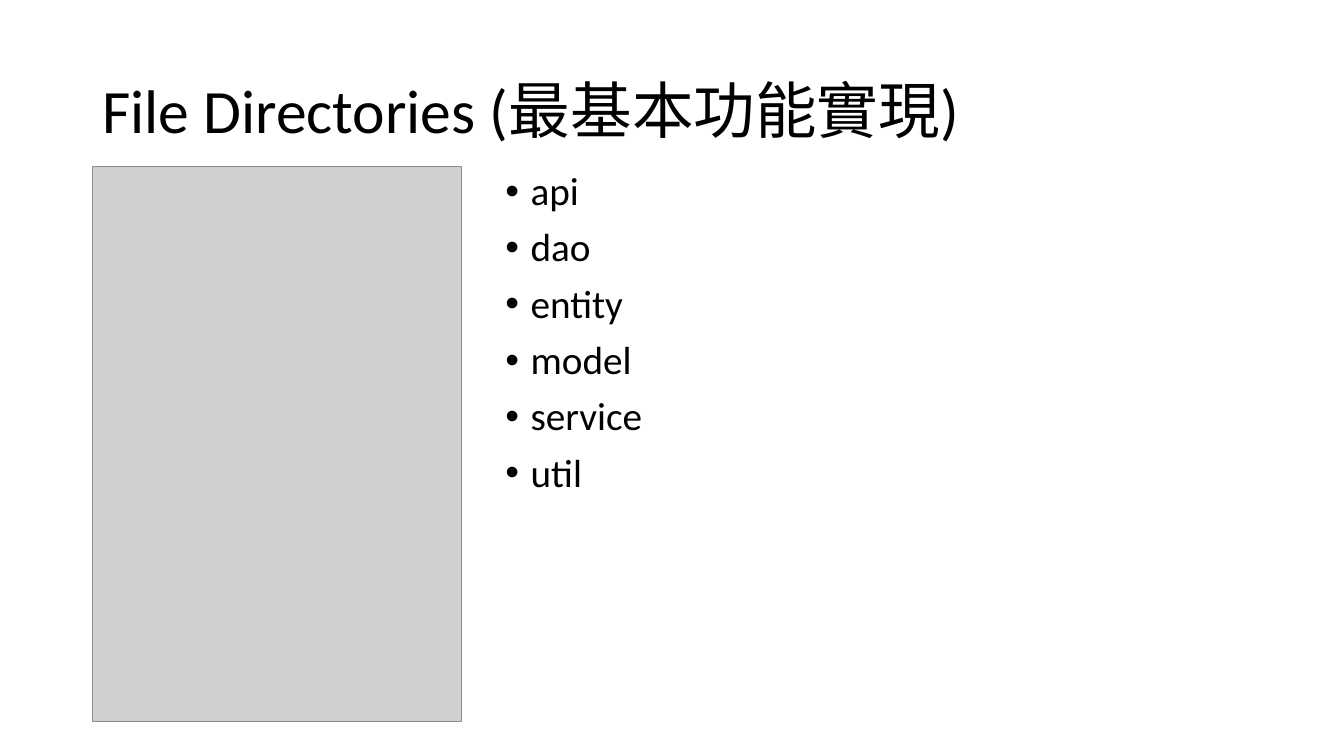
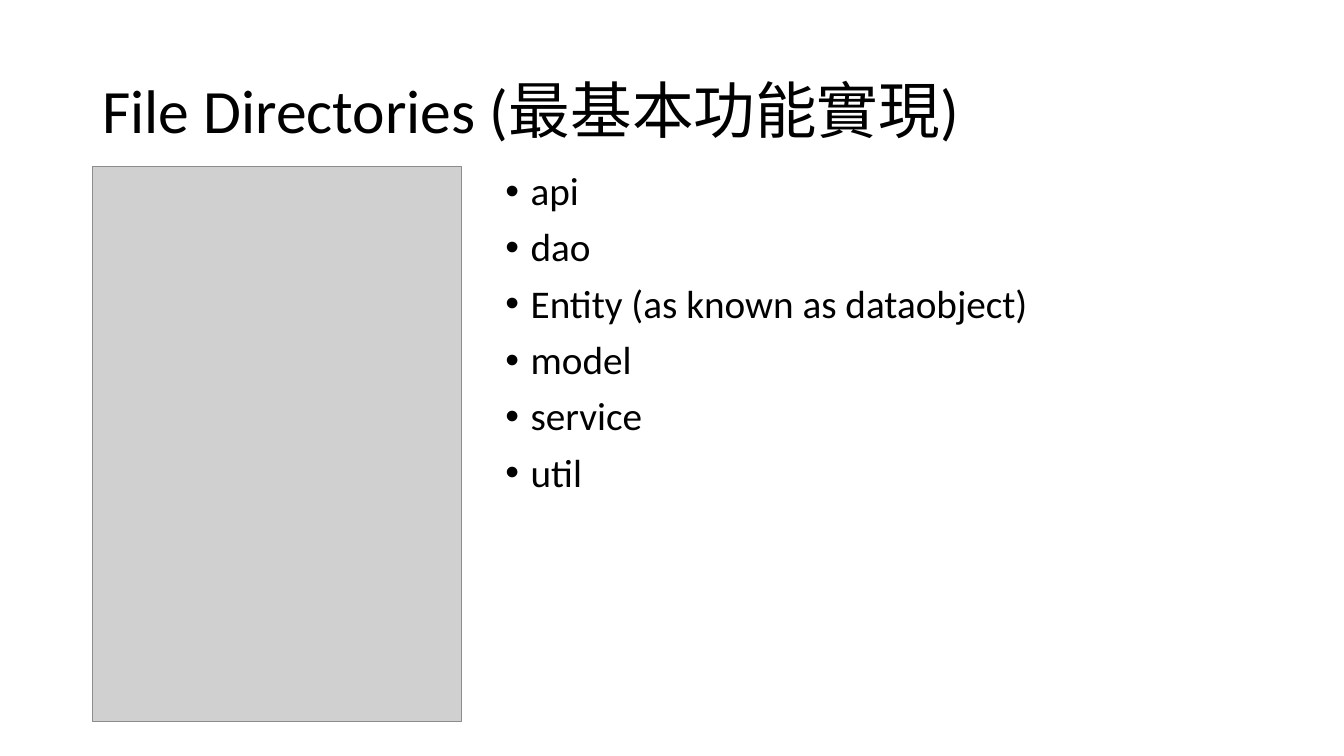
Before and after one commit to ariel055132/Spring, a slide deck: slide 6 of simpleLogin/SpringBoot用戶註冊登入功能.pptx (slide 3 before the commit). Drawn at 1344x756 pixels with LibreOffice and Linux fonts; fonts in the diff are those of the drawing; grey boxes stand for pictures. Boxes give left, top, right and bottom in pixels: in the first picture for what was removed or moved away, otherwise in the second. Text is boxed around its words. In the diff, an @@ line names an element or a change of style, - is before the commit and + after.

```diff
--- a/simpleLogin/SpringBoot用戶註冊登入功能.pptx
+++ b/simpleLogin/SpringBoot用戶註冊登入功能.pptx
@@ text at [531, 289, 1027, 325]: text changed @@
-• entity
+• Entity (as known as dataobject)
```
Also in this commit, not shown: 2 other slides changed, 3 slides added.
